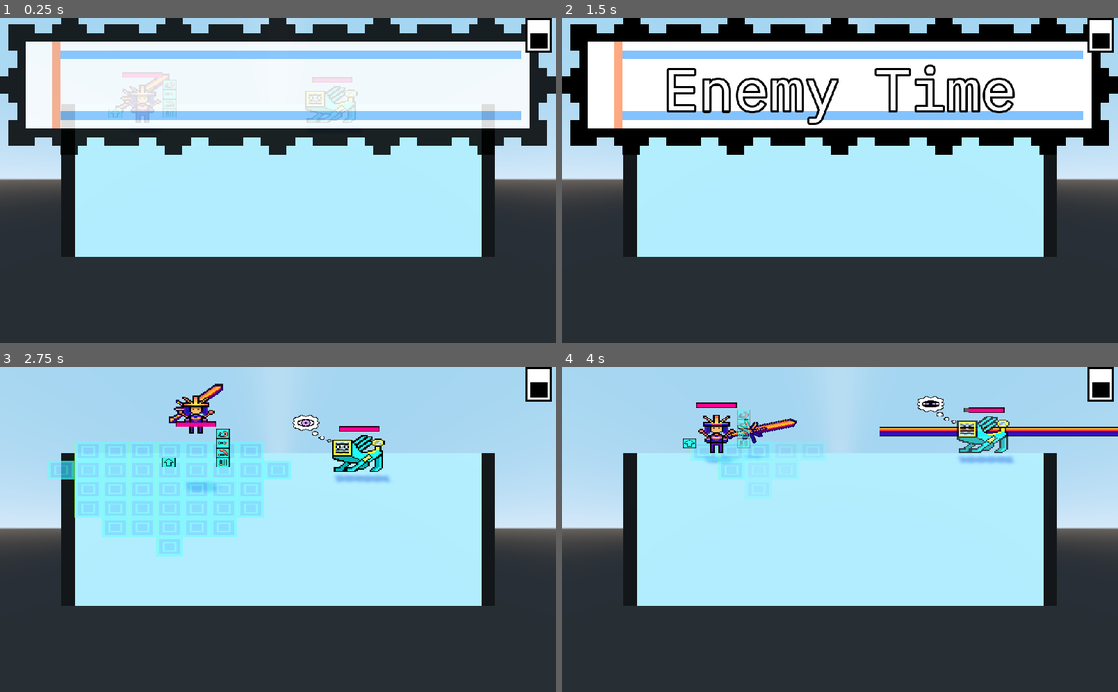
Above: before the commit, frames 1-4 (two rows, left to right).
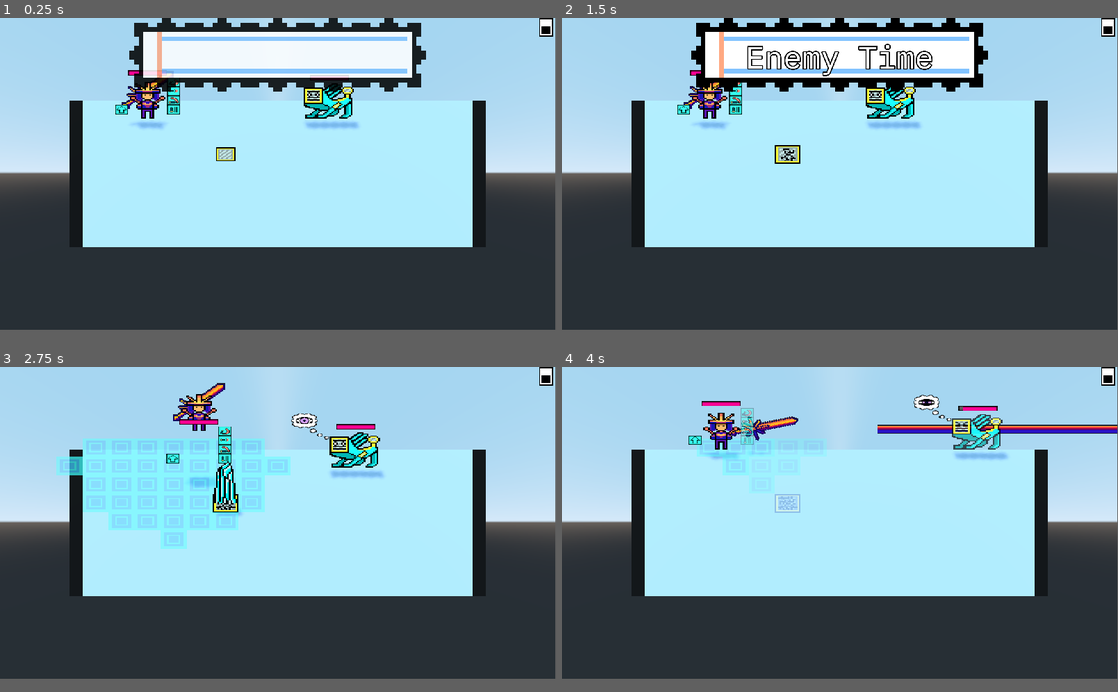
Above: after the commit, the same moments.

Repository: INeedAUniqueUsername/PlasticTactics
Game: Godot game, scene res://World.tscn
The game is run twice, just before and just after one commit, with the same random seed, the same clock (stepped at 60 frames per second) and the same inputs.
Inputs (mouse positions are in pixels of both pictures, inside the frame that each line leads up to):
- Up to frame 1 (0.25 s): no input
- Up to frame 2 (1.5 s): tap Enter at 0.5, 1.35 s; move the mouse to (962, 164) at 0.52 s; hold Right 0.53-1.28 s; hold Enter 0.53-1.28 s; click (962, 164) at 0.67 s; move the mouse to (728, 196) at 1.27 s; hold Down from 1.28 s (still down)
- Up to frame 3 (2.75 s): move the mouse to (333, 458) at 2.02 s; release Down at 2.03 s; hold Right from 2.03 s (still down); hold Z from 2.03 s (still down); tap Enter at 2.3 s
- Up to frame 4 (4 s): move the mouse to (812, 594) at 2.77 s; release Right at 2.78 s; release Z at 2.78 s; hold Up 2.78-3.53 s; tap X at 2.85 s; click (812, 594) at 2.92 s; tap Enter at 3.05 s; move the mouse to (1006, 578) at 3.52 s; hold Left from 3.53 s (still down); hold Enter from 3.53 s (still down)
In our replay, the window is 800x468 before the commit and 799x449 after it. These sizes can differ from the game's own. Grey fills any space a smaller window leaves; there, only what the larger window draws over its background counts as a difference.

The runs differ from the first frame. In frame 1, 36% of the frame differs, in the area x 0-100%, y 0-74%; in frame 2, 37%; in frame 3, 14%; in frame 4, 11%.

Commit message:
add Vanity Stalagmite attack

Diff:
--- a/Play.gd
+++ b/Play.gd
@@ -29,12 +29,24 @@
 		if !c.is_in_group("Player"):
 			r.append(c)
 	return r
+func get_misc_actors():
+	var r = []
+	for c in get_children():
+		if !c.is_in_group("Actor"):
+			continue
+		if c.is_in_group("Char"):
+			continue
+		r.append(c)
+	return r
 func play_player_turn():
 
 	var an = $CameraPivot/Camera/Control/Anim
 	an.play("Player")
 	yield(an, "animation_finished")
 
+	for c in get_misc_actors():
+		if c.has_method("start_turn"):
+			c.start_turn()
 	for c in get_player_chars():
 		c.start_turn()
 	if selectedChar:
@@ -50,6 +62,11 @@
 	for c in get_player_chars():
 		c.end_turn()
 
+	for c in get_misc_actors():
+		if c.has_method("end_turn"):
+			c.end_turn()
+
+
 	var an = $CameraPivot/Camera/Control/Anim
 	an.play("Enemy")
 	yield(an, "animation_finished")
@@ -59,6 +76,11 @@
 	if !selectedChar.walking:
 		clear_panels()
 		place_panels_quick()
+
+
+	for c in get_misc_actors():
+		if c.has_method("start_turn"):
+			c.start_turn()
 	enemyMove=true
 	for c in get_enemy_chars():
 		c.start_turn()
@@ -68,7 +90,9 @@
 	for c in get_enemy_chars():
 		c.end_turn()
 	enemyMove=false
-
+	for c in get_misc_actors():
+		if c.has_method("end_turn"):
+			c.end_turn()
 
 	play_player_turn()
 
@@ -251,10 +275,6 @@
 		$CameraPivot.rotate_y(PI * delta)
 	if Input.is_key_pressed(KEY_D):
 		$CameraPivot.rotate_y(-PI * delta)
-func get_holder(subject):
-	while subject and !subject.is_in_group("CharHolder"):
-		subject = subject.get_parent()
-	return subject
 func is_open(pos: Vector3, ignore: Array = []):
 	var d = get_world().get_direct_space_state().intersect_point(pos + Vector3(0, 1.0, 0), 32, ignore, 2147483647, false, true)
 	for other in d:
@@ -263,5 +283,5 @@
 			return false
 	return true
 func has_ground(pos: Vector3, ignore: Array = []):
-	var d = get_world().get_direct_space_state().intersect_point(pos + Vector3(0, -0.1, 0), 32, ignore, 2147483647, false, true)
+	var d = get_world().get_direct_space_state().intersect_point(pos + Vector3(0, -0.5, 0), 32, ignore, 2147483647, false, true)
 	return d.size() > 0
--- a/SunsetSword.gd
+++ b/SunsetSword.gd
@@ -14,11 +14,14 @@
 	b.queue_free()
 const Splash = preload("res://SunsetSwordSplash.tscn")
 func make_splash():
+	var world = Helper.get_world(self)
+	var tr = $Pivot/Sprite/Tip.get_global_transform()
+	if !world.has_ground(tr.origin):
+		return
 	var s = Splash.instance()
-	var world = Helper.get_world(self)
 	world.call_deferred("add_child", s)
 	yield(s, "tree_entered")
-	s.set_global_transform($Pivot/Sprite/Tip.get_global_transform())
+	s.set_global_transform(tr)
 	#s.queue_free()
 const Spark = preload("res://SunsetSwordSpark.tscn")
 func make_wave():
--- a/SunsetSword.tscn
+++ b/SunsetSword.tscn
@@ -227,7 +227,7 @@
 "times": PoolRealArray( 0, 0.2, 0.5, 0.8 ),
 "transitions": PoolRealArray( 0.5, 1, 0.5, 0.5 ),
 "update": 0,
-"values": [ Vector3( 0, 0, 0 ), Vector3( 0, -1, 0 ), Vector3( 0, -1, 0 ), Vector3( 0, 0, 0 ) ]
+"values": [ Vector3( 0, 0, 0 ), Vector3( 0, -1.25, 0 ), Vector3( 0, -1.25, 0 ), Vector3( 0, 0, 0 ) ]
 }
 tracks/3/type = "value"
 tracks/3/path = NodePath("Pivot/Sprite:rotation_degrees")
--- a/Vanity.gd
+++ b/Vanity.gd
@@ -12,7 +12,11 @@
 func get_offset(target):
 	return target.get_global_transform().origin - get_global_transform().origin
 
-
+enum Attacks {
+	Spike, Stalagmite
+}
+
+var attackNum = 0
 func play_move():
 	var target = null
 	for c in get_parent().get_children():
@@ -64,33 +68,57 @@
 
 	while target.walking:
 		yield(get_tree().create_timer(0.3), "timeout")
-	var off = (target.get_global_transform().origin - get_global_transform().origin)
-	var deltaAngle = atan2(-off.z, off.x) - rotation.y
-	deltaAngle = atan2(sin(deltaAngle), cos(deltaAngle))
-	yield(Helper.tween_rotate(self, Vector3(0, deltaAngle, 0), 0.3, Tween.TRANS_QUAD, Tween.EASE_OUT), "completed")
-
-	attackInterrupted = false
-	attackCharging = true
-	$Anim.play("Shake")
-	yield($Anim, "animation_finished")
-	attackCharging = false
-	if randi()%4 == 0 and !attackInterrupted:
-		attackPrepared = true
-	else:
-		yield(spike_attack(), "completed")
-	emit_signal("moved")
-
+
+	var attackType = [Attacks.Spike, Attacks.Spike, Attacks.Stalagmite, Attacks.Stalagmite, Attacks.Spike]
+	attackType = attackType[attackNum%len(attackType)]
+	attackNum += 1
+	match attackType:
+		Attacks.Spike:
+			var off = (target.get_global_transform().origin - get_global_transform().origin)
+			var deltaAngle = atan2(-off.z, off.x) - rotation.y
+			deltaAngle = atan2(sin(deltaAngle), cos(deltaAngle))
+			yield(Helper.tween_rotate(self, Vector3(0, deltaAngle, 0), 0.3, Tween.TRANS_QUAD, Tween.EASE_OUT), "completed")
+
+			attackInterrupted = false
+			attackCharging = true
+			$Anim.play("Shake")
+			yield($Anim, "animation_finished")
+			attackCharging = false
+			if randi()%4 == 0 and !attackInterrupted:
+				attackPrepared = true
+			else:
+				yield(spike_attack(), "completed")
+			emit_signal("moved")
+
+			if attackPrepared:
+				yield(get_tree().create_timer(4.0), "timeout")
+				prepared_spike_attack()
+		Attacks.Stalagmite:
+
+			var deltaAngle = (PI/2) * round(rotation.y / (PI / 2)) - rotation.y
+			deltaAngle = atan2(sin(deltaAngle), cos(deltaAngle))
+			yield(Helper.tween_rotate(self, Vector3(0, deltaAngle, 0), 0.3, Tween.TRANS_QUAD, Tween.EASE_OUT), "completed")
+
+
+			attackInterrupted = false
+			attackCharging = true
+			$Anim.play("Shake")
+			yield($Anim, "animation_finished")
+			attackCharging = false
+			yield(stalagmite_attack(), "completed")
+			emit_signal("moved")
+func prepared_spike_attack():
 	if attackPrepared:
-		yield(get_tree().create_timer(4.0), "timeout")
-		prepared_spike_attack()
-
+		$Anim.play("Shake")
+		spike_attack()
+		attackPrepared = false
 func spike_attack():
 	var tr = get_global_transform()
 
 	var forward = tr.basis.x
 	var up = tr.basis.z
 	var p = tr.origin + forward
-	var mirrors = []
+	#var mirrors = []
 
 	var count = 16
 	if attackInterrupted:
@@ -117,17 +145,29 @@
 		get_parent().add_child(m)
 
 		m.set_global_transform(tr)
-		mirrors.append(m)
+		#mirrors.append(m)
 
 		yield(get_tree().create_timer(0.125), "timeout")
 
 	yield(get_tree().create_timer(1.0), "timeout")
-
-func prepared_spike_attack():
-	if attackPrepared:
-		$Anim.play("Shake")
-		spike_attack()
-		attackPrepared = false
+const Stalagmite = preload("res://VanityStalagmiteAttack.tscn")
+func stalagmite_attack():
+	var placed = []
+
+	var tr = get_global_transform()
+	var origin = tr.origin
+	for i in range(8):
+		var p = origin + Vector3(randi()%16 - 8, 0, randi()%16 - 8)
+		while placed.has(p) or !get_parent().has_ground(p):
+			p = origin + Vector3(randi()%16 - 8, 0, randi()%16 - 8)
+		placed.append(p)
+
+		var s = Stalagmite.instance()
+		get_parent().add_child(s)
+		tr.origin = p
+		s.set_global_transform(tr)
+		yield(get_tree().create_timer(0.125), "timeout")
+	yield(get_tree().create_timer(1.0), "timeout")
 func get_actor(node):
 	while node and !node.is_in_group("Actor"):
 		node = node.get_parent()
--- /dev/null
+++ b/VanityStalagmiteAttack.gd
@@ -0,0 +1,12 @@
+extends Spatial
+
+var damage = 20
+
+var turnsLeft = 2
+func start_turn():
+	if turnsLeft:
+		turnsLeft -= 1
+	else:
+		$Anim.play("Fall")
+func end_turn():
+	pass
--- /dev/null
+++ b/VanityStalagmiteAttack.tscn
@@ -0,0 +1,275 @@
+[gd_scene load_steps=9 format=2]
+
+[ext_resource path="res://VanityMirrorPanel.png" type="Texture" id=1]
+[ext_resource path="res://VanityStalagmite.png" type="Texture" id=2]
+[ext_resource path="res://VanityStalagmiteAttack.gd" type="Script" id=3]
+
+[sub_resource type="BoxShape" id=5]
+extents = Vector3( 0.5, 0.05, 0.5 )
+
+[sub_resource type="BoxShape" id=3]
+extents = Vector3( 0.95, 2, 0.95 )
+
+[sub_resource type="Animation" id=7]
+resource_name = "Fall"
+length = 2.0
+step = 0.05
+tracks/0/type = "value"
+tracks/0/path = NodePath("Stalagmite:translation")
+tracks/0/interp = 1
+tracks/0/loop_wrap = true
+tracks/0/imported = false
+tracks/0/enabled = true
+tracks/0/keys = {
+"times": PoolRealArray( 0, 1.3 ),
+"transitions": PoolRealArray( 2, 0.5 ),
+"update": 0,
+"values": [ Vector3( 0, 2, 0 ), Vector3( 0, -2, 0 ) ]
+}
+tracks/1/type = "value"
+tracks/1/path = NodePath("Mirror:frame")
+tracks/1/interp = 1
+tracks/1/loop_wrap = true
+tracks/1/imported = false
+tracks/1/enabled = true
+tracks/1/keys = {
+"times": PoolRealArray( 0 ),
+"transitions": PoolRealArray( 1 ),
+"update": 1,
+"values": [ 5 ]
+}
+tracks/2/type = "value"
+tracks/2/path = NodePath("Mirror:modulate")
+tracks/2/interp = 1
+tracks/2/loop_wrap = true
+tracks/2/imported = false
+tracks/2/enabled = true
+tracks/2/keys = {
+"times": PoolRealArray(  ),
+"transitions": PoolRealArray(  ),
+"update": 0,
+"values": [  ]
+}
+tracks/3/type = "value"
+tracks/3/path = NodePath("Stalagmite:region_rect")
+tracks/3/interp = 1
+tracks/3/loop_wrap = true
+tracks/3/imported = false
+tracks/3/enabled = true
+tracks/3/keys = {
+"times": PoolRealArray( 0, 0.95 ),
+"transitions": PoolRealArray( 2, 0.5 ),
+"update": 0,
+"values": [ Rect2( 0, 0, 16, 64 ), Rect2( 0, 0, 16, 0 ) ]
+}
+tracks/4/type = "value"
+tracks/4/path = NodePath("Mirror:opacity")
+tracks/4/interp = 1
+tracks/4/loop_wrap = true
+tracks/4/imported = false
+tracks/4/enabled = true
+tracks/4/keys = {
+"times": PoolRealArray( 0, 1.3, 2 ),
+"transitions": PoolRealArray( 1, 2, 1 ),
+"update": 0,
+"values": [ 1.0, 1.0, 0.0 ]
+}
+tracks/5/type = "method"
+tracks/5/path = NodePath(".")
+tracks/5/interp = 1
+tracks/5/loop_wrap = true
+tracks/5/imported = false
+tracks/5/enabled = true
+tracks/5/keys = {
+"times": PoolRealArray( 2 ),
+"transitions": PoolRealArray( 1 ),
+"values": [ {
+"args": [  ],
+"method": "queue_free"
+} ]
+}
+
+[sub_resource type="Animation" id=2]
+length = 0.001
+tracks/0/type = "value"
+tracks/0/path = NodePath("Mirror:scale")
+tracks/0/interp = 1
+tracks/0/loop_wrap = true
+tracks/0/imported = false
+tracks/0/enabled = true
+tracks/0/keys = {
+"times": PoolRealArray( 0 ),
+"transitions": PoolRealArray( 1 ),
+"update": 0,
+"values": [ Vector3( 0, 1, 0 ) ]
+}
+tracks/1/type = "value"
+tracks/1/path = NodePath("Mirror:frame")
+tracks/1/interp = 1
+tracks/1/loop_wrap = true
+tracks/1/imported = false
+tracks/1/enabled = true
+tracks/1/keys = {
+"times": PoolRealArray( 0 ),
+"transitions": PoolRealArray( 1 ),
+"update": 0,
+"values": [ 0 ]
+}
+tracks/2/type = "value"
+tracks/2/path = NodePath("Mirror:modulate")
+tracks/2/interp = 1
+tracks/2/loop_wrap = true
+tracks/2/imported = false
+tracks/2/enabled = true
+tracks/2/keys = {
+"times": PoolRealArray( 0 ),
+"transitions": PoolRealArray( 1 ),
+"update": 0,
+"values": [ Color( 1, 1, 1, 1 ) ]
+}
+tracks/3/type = "value"
+tracks/3/path = NodePath("Stalagmite:region_rect")
+tracks/3/interp = 1
+tracks/3/loop_wrap = true
+tracks/3/imported = false
+tracks/3/enabled = true
+tracks/3/keys = {
+"times": PoolRealArray( 0 ),
+"transitions": PoolRealArray( 1 ),
+"update": 0,
+"values": [ Rect2( 0, 0, 16, 0 ) ]
+}
+tracks/4/type = "value"
+tracks/4/path = NodePath("Stalagmite/Damage:translation")
+tracks/4/interp = 1
+tracks/4/loop_wrap = true
+tracks/4/imported = false
+tracks/4/enabled = true
+tracks/4/keys = {
+"times": PoolRealArray( 0 ),
+"transitions": PoolRealArray( 1 ),
+"update": 0,
+"values": [ Vector3( 0, 0, 0 ) ]
+}
+tracks/5/type = "value"
+tracks/5/path = NodePath("Mirror:opacity")
+tracks/5/interp = 1
+tracks/5/loop_wrap = true
+tracks/5/imported = false
+tracks/5/enabled = true
+tracks/5/keys = {
+"times": PoolRealArray( 0 ),
+"transitions": PoolRealArray( 1 ),
+"update": 0,
+"values": [ 1.0 ]
+}
+
+[sub_resource type="Animation" id=6]
+resource_name = "Raise"
+length = 3.0
+step = 0.05
+tracks/0/type = "value"
+tracks/0/path = NodePath("Mirror:scale")
+tracks/0/interp = 1
+tracks/0/loop_wrap = true
+tracks/0/imported = false
+tracks/0/enabled = true
+tracks/0/keys = {
+"times": PoolRealArray( 0, 0.5 ),
+"transitions": PoolRealArray( 0.5, 1 ),
+"update": 0,
+"values": [ Vector3( 0, 1, 0 ), Vector3( 1, 1, 1 ) ]
+}
+tracks/1/type = "value"
+tracks/1/path = NodePath("Stalagmite:translation")
+tracks/1/interp = 1
+tracks/1/loop_wrap = true
+tracks/1/imported = false
+tracks/1/enabled = true
+tracks/1/keys = {
+"times": PoolRealArray( 0, 1.7, 3 ),
+"transitions": PoolRealArray( 1, 0.5, 2 ),
+"update": 0,
+"values": [ Vector3( 0, -2, 0 ), Vector3( 0, -2, 0 ), Vector3( 0, 2, 0 ) ]
+}
+tracks/2/type = "value"
+tracks/2/path = NodePath("Mirror:frame")
+tracks/2/interp = 1
+tracks/2/loop_wrap = true
+tracks/2/imported = false
+tracks/2/enabled = true
+tracks/2/keys = {
+"times": PoolRealArray( 0, 0.5, 0.7, 0.9, 1.1, 1.3, 1.5 ),
+"transitions": PoolRealArray( 1, 1, 1, 1, 1, 1, 1 ),
+"update": 1,
+"values": [ 0, 1, 1, 2, 3, 4, 5 ]
+}
+tracks/3/type = "value"
+tracks/3/path = NodePath("Mirror:modulate")
+tracks/3/interp = 1
+tracks/3/loop_wrap = true
+tracks/3/imported = false
+tracks/3/enabled = true
+tracks/3/keys = {
+"times": PoolRealArray( 0 ),
+"transitions": PoolRealArray( 1 ),
+"update": 0,
+"values": [ Color( 1, 1, 1, 1 ) ]
+}
+tracks/4/type = "value"
+tracks/4/path = NodePath("Stalagmite:region_rect")
+tracks/4/interp = 1
+tracks/4/loop_wrap = true
+tracks/4/imported = false
+tracks/4/enabled = true
+tracks/4/keys = {
+"times": PoolRealArray( 0, 1.75, 3 ),
+"transitions": PoolRealArray( 0.5, 0.5, 1 ),
+"update": 0,
+"values": [ Rect2( 0, 0, 16, 0 ), Rect2( 0, 0, 16, 0 ), Rect2( 0, 0, 16, 64 ) ]
+}
+
+[node name="VanityStalagmiteAttack" type="Spatial" groups=["Actor"]]
+script = ExtResource( 3 )
+
+[node name="Mirror" type="Sprite3D" parent="."]
+transform = Transform( 0, 0, 0, 0, 1, 0, 0, 0, 0, 0, 0.063, 0 )
+pixel_size = 0.0625
+axis = 1
+alpha_cut = 2
+texture = ExtResource( 1 )
+hframes = 6
+
+[node name="Area" type="Area" parent="Mirror"]
+
+[node name="Shape" type="CollisionShape" parent="Mirror/Area"]
+transform = Transform( 1, 0, 0, 0, 1, 0, 0, 0, 1, 0, 0.05, 0 )
+shape = SubResource( 5 )
+
+[node name="Stalagmite" type="Sprite3D" parent="."]
+transform = Transform( 1, 0, 0, 0, 1, 0, 0, 0, 1, 0, 2, 0 )
+pixel_size = 0.0625
+alpha_cut = 2
+texture = ExtResource( 2 )
+region_enabled = true
+region_rect = Rect2( 0, 0, 16, 0 )
+
+[node name="Damage" type="Area" parent="Stalagmite" groups=["Damage"]]
+input_ray_pickable = false
+
+[node name="Shape" type="CollisionShape" parent="Stalagmite/Damage"]
+transform = Transform( 1, 0, 0, 0, 1, 0, 0, 0, 1, 0, -0.1, 0 )
+shape = SubResource( 3 )
+
+[node name="NoMove" type="Area" parent="Stalagmite" groups=["NoMove"]]
+input_ray_pickable = false
+
+[node name="Shape" type="CollisionShape" parent="Stalagmite/NoMove"]
+transform = Transform( 1, 0, 0, 0, 1, 0, 0, 0, 1, 0, -0.1, 0 )
+shape = SubResource( 3 )
+
+[node name="Anim" type="AnimationPlayer" parent="."]
+autoplay = "Raise"
+anims/Fall = SubResource( 7 )
+anims/RESET = SubResource( 2 )
+anims/Raise = SubResource( 6 )
--- a/World.tscn
+++ b/World.tscn
@@ -8,6 +8,7 @@
 [ext_resource path="res://EndTurn.png" type="Texture" id=6]
 [ext_resource path="res://VanityFloor.png" type="Texture" id=7]
 [ext_resource path="res://Cutter.tscn" type="PackedScene" id=8]
+[ext_resource path="res://VanityStalagmiteAttack.tscn" type="PackedScene" id=9]
 
 [sub_resource type="Animation" id=6]
 resource_name = "Enemy"
@@ -203,6 +204,9 @@
 [node name="World" type="Spatial" groups=["World"]]
 script = ExtResource( 2 )
 
+[node name="VanityStalagmiteAttack" parent="." instance=ExtResource( 9 )]
+transform = Transform( 1, 0, 0, 0, 1, 0, 0, 0, 1, -2, 0, -1 )
+
 [node name="SunsetSoldier" parent="." instance=ExtResource( 1 )]
 transform = Transform( 1, 0, 0, 0, 1, 0, 0, 0, 1, -5, 0, -3 )
 
@@ -232,12 +236,11 @@
 [node name="Turn" type="Label" parent="CameraPivot/Camera/Control"]
 modulate = Color( 1, 1, 1, 0 )
 anchor_left = 0.5
-anchor_top = 0.1
 anchor_right = 0.5
-anchor_bottom = 0.1
 margin_left = -512.0
+margin_top = 64.0
 margin_right = 512.0
-margin_bottom = 141.0
+margin_bottom = 205.0
 theme = ExtResource( 3 )
 text = "Player Turn"
 align = 1
@@ -322,3 +325,4 @@
 [connection signal="pressed" from="CameraPivot/Camera/Control/TextureButton" to="." method="play_enemy_turn"]
 
 [editable path="SunsetSoldier"]
+[editable path="SunsetSoldier/Sprite/SwordHolder/SunsetSword"]
--- a/project.godot
+++ b/project.godot
@@ -17,6 +17,11 @@
 [autoload]
 
 Helper="*res://Helper.tscn"
+
+[display]
+
+window/size/width=1920
+window/size/height=1080
 
 [importer_defaults]
 
Binary file added: VanityStalagmite.png
Not shown, added: VanityStalagmite.png.import
Not shown: 1 places in World.tscn that only renumber resources
